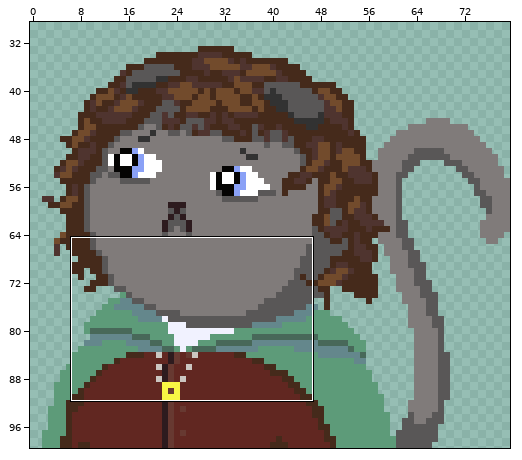
A pixel-art file gets an edit: Assets/Art/Characters/AS_Frodo.aseprite. The first picture is a wide view before the edit; the outline marks the close-up.
Close-up. Earlier state:
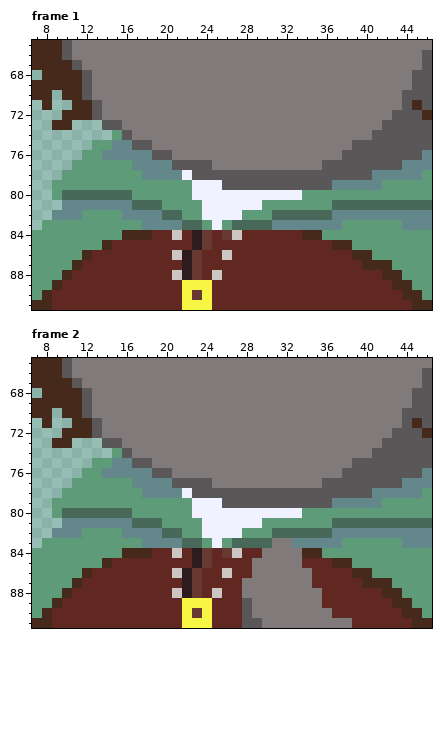
80x100 pixels, 2 frames. Colours within 5 levels of each other are drawn and written as one. Shown: frame 1: x 7..46, y 65..91; frame 2: x 7..46, y 65..91. The wide view leaves out empty margins.
Now the later version:
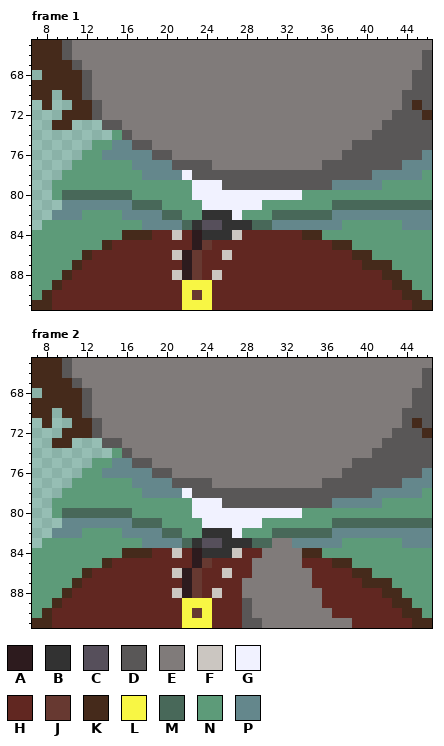
Palette (. is transparent): A #2d1b1e  B #323232  C #564f5b  D #595757  E #807b7a  F #cbc6c1  G #f1f2ff  H #612721  J #673931  K #452a1b  L #f8f644  M #486859  N #5d9b79  P #64878c
Change:
--- frame 1, layer "Coat"
@@ x 21..30 @@
 81 NNNGGGGGGN
-82 MNNGGGGNNN
-83 PMMNGNMMMM
-84 FHAJHJFHHH
+82 MNNBBBGNNN
+83 PMBCCBBBMM
+84 FHABBBFHHH
 85 HHAJHHHHHH
--- frame 2, layer "Coat"
@@ x 21..30 @@
 81 NNNGGGGGGN
-82 MNNGGGGNNN
-83 PMMNGNMMMM
-84 FHAJHJFHHE
+82 MNNBBBGNNN
+83 PMBCCBBBMM
+84 FHABBBFHHE
 85 HHAJHHHHEE
